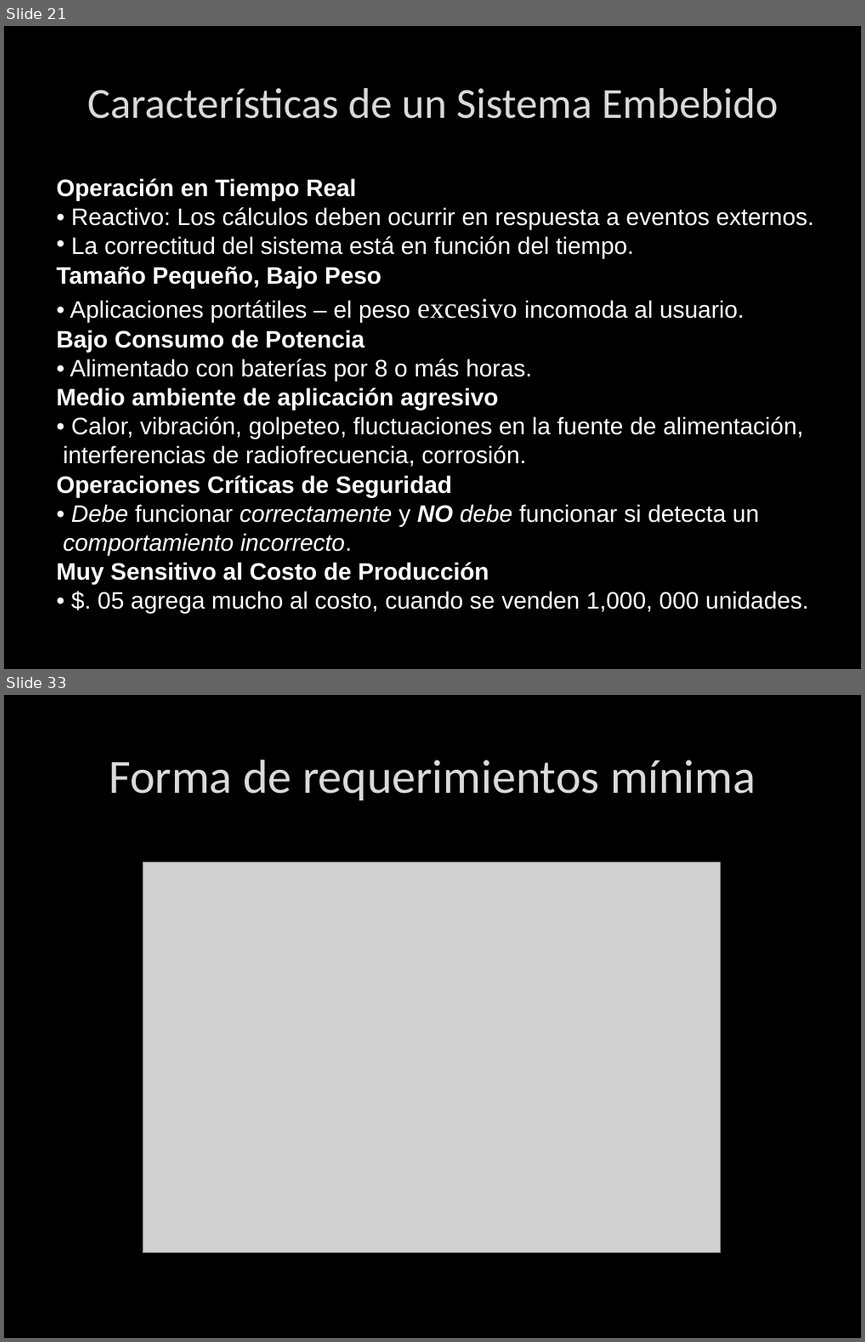
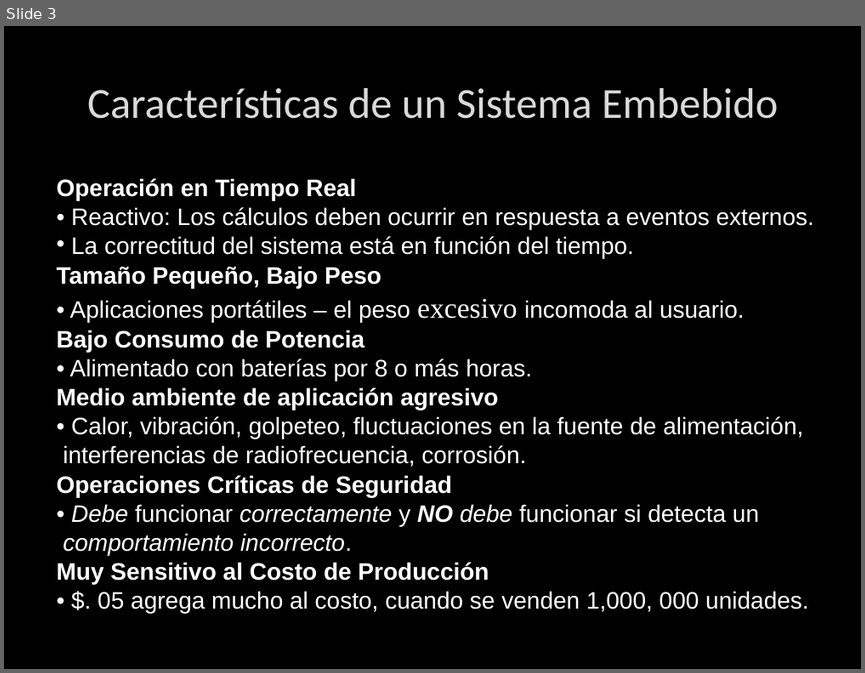
Before and after one commit to Erick-ARH/Sistemas-Embebidos, a slide deck: Presentaciones/Sistemas Embebidos/Sistemas Embebidos.pptx. Shown one above the other, each under a label of ours: slides 21 and 33 before the commit, slide 3 after it; the slides between them are not shown. The pictures are 865x1342 and 865x673 pixels, drawn with LibreOffice and Linux fonts; fonts in the diff are those of the drawing; grey boxes stand for pictures; background and template pictures are left out. Boxes give left, top, right and bottom in pixels: in the first picture for what was removed or moved away, otherwise in the second. Text is boxed around its words. In the diff, an @@ line names an element or a change of style, - is before the commit and + after.

```diff
--- a/Presentaciones/Sistemas Embebidos/Sistemas Embebidos.pptx
+++ b/Presentaciones/Sistemas Embebidos/Sistemas Embebidos.pptx
@@ slide 33 removed at bbox=[4, 695, 861, 1338], background picture (left out) @@
@@ title removed at bbox=[109, 760, 755, 800] @@
-Forma de requerimientos mínima
@@ picture removed at bbox=[143, 862, 721, 1253] @@
@@ what was slide 21 is now slide 3 @@
```
Also in this commit, not shown: 1 slide changed, 4 slides added, 30 other slides removed.
